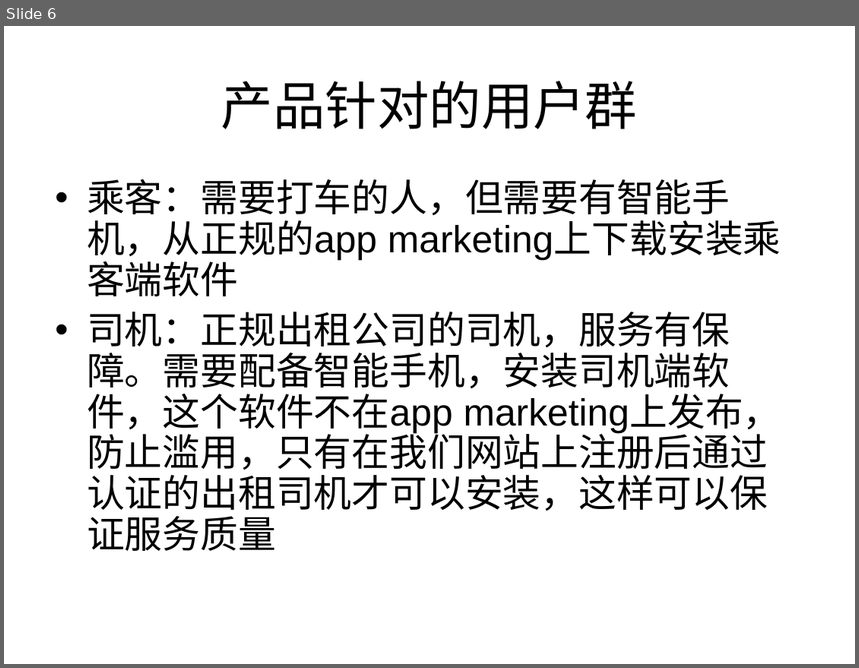
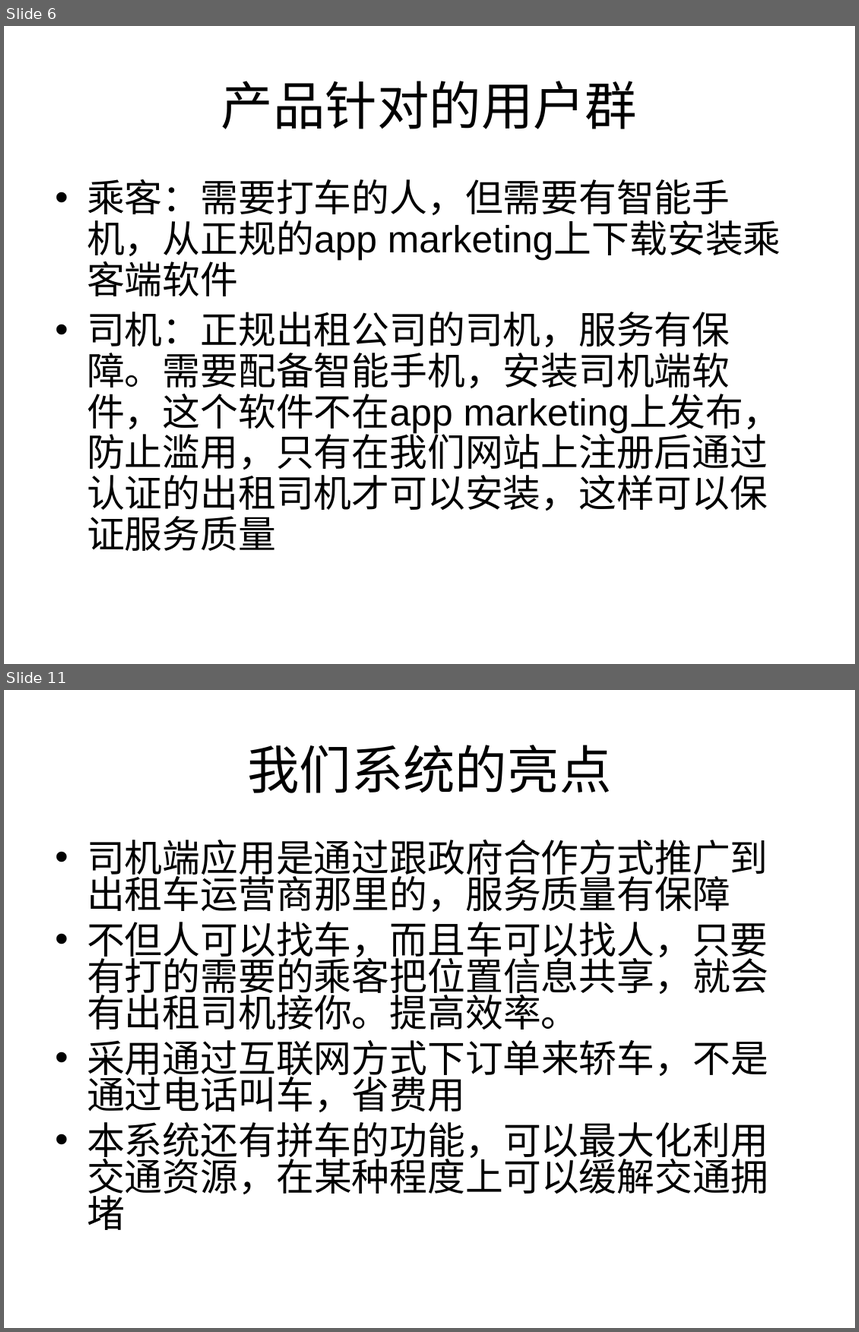
Before and after one commit to uwitec/icallcenter, a slide deck: callcenter/doc/商业计划书.ppt. Shown one above the other, each under a label of ours: slide 6 before the commit, slides 6 and 11 after it; the slides between them are not shown. The pictures are 859x668 and 859x1332 pixels, drawn with LibreOffice and Linux fonts; fonts in the diff are those of the drawing. Boxes give left, top, right and bottom in pixels: in the first picture for what was removed or moved away, otherwise in the second. Text is boxed around its words. In the diff, an @@ line names an element or a change of style, - is before the commit and + after.

```diff
--- a/callcenter/doc/商业计划书.ppt
+++ b/callcenter/doc/商业计划书.ppt
@@ slide 11 added at box(4, 690, 855, 1328), background #FFFFFF @@
@@ title added at box(247, 745, 611, 793), 44 pt, text #000000 @@
+我们系统的亮点
@@ text added at box(87, 840, 769, 1230), 32 pt, text #000000 @@
+• 司机端应用是通过跟政府合作方式推广到出租车运营商那里的，服务质量有保障
+• 不但人可以找车，而且车可以找人，只要有打的需要的乘客把位置信息共享，就会有出租司机接你。提高效率。
+• 采用通过互联网方式下订单来轿车，不是通过电话叫车，省费用
+• 本系统还有拼车的功能，可以最大化利用交通资源，在某种程度上可以缓解交通拥堵
```
Also in this commit, not shown: 2 slides changed, 5 other slides added.
